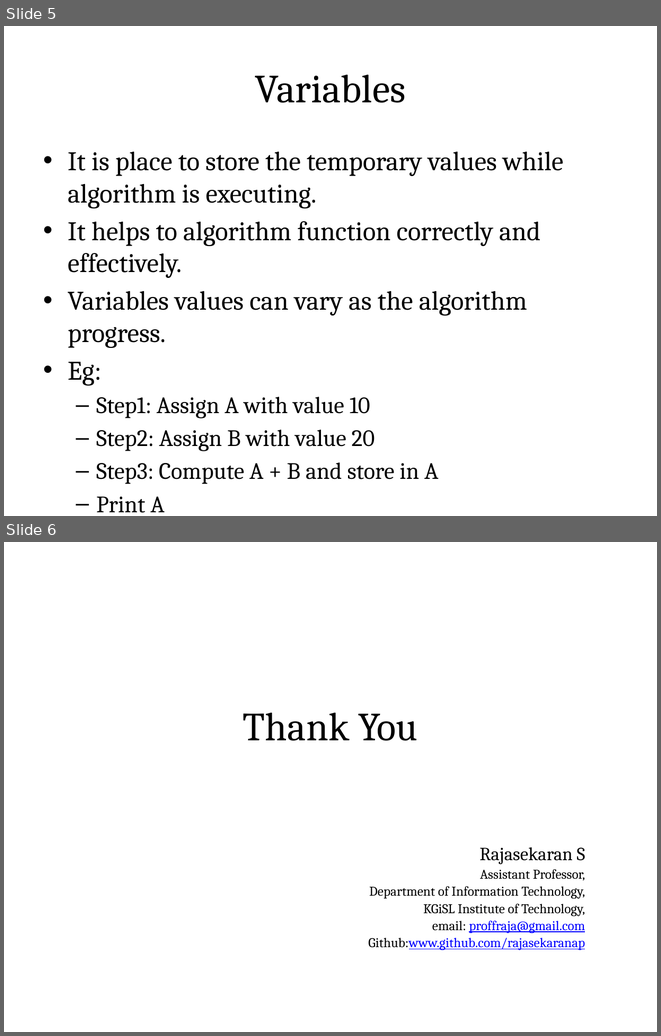
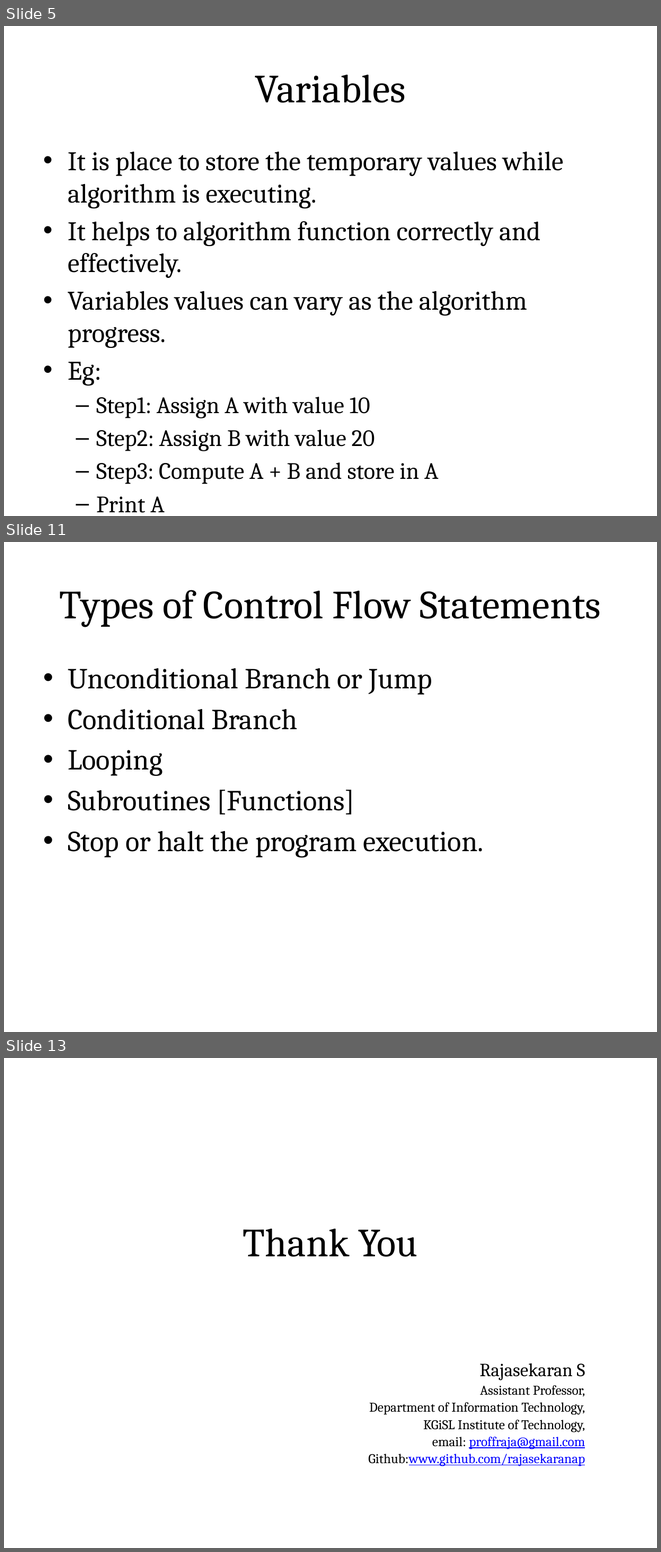
Before and after one commit to rajasekaran36/GE8151-Problem-Solving-and-Python-Programming, a slide deck: Slides/Unit 1/GE8151-U1-2-Building Blocks of Algorithms.pptx. Shown one above the other, each under a label of ours: slides 5 and 6 before the commit, slides 5, 11 and 13 after it; the slides between them are not shown. The pictures are 661x1036 and 661x1552 pixels, drawn with LibreOffice and Linux fonts; fonts in the diff are those of the drawing. Boxes give left, top, right and bottom in pixels: in the first picture for what was removed or moved away, otherwise in the second. Text is boxed around its words. In the diff, an @@ line names an element or a change of style, - is before the commit and + after.

```diff
--- a/Slides/Unit 1/GE8151-U1-2-Building Blocks of Algorithms.pptx
+++ b/Slides/Unit 1/GE8151-U1-2-Building Blocks of Algorithms.pptx
@@ slide 11 added at [4,542,657,1032], background #FFFFFF @@
@@ title added at [37,562,624,643], fill gradient #DAFDA7 to #E4FCC2 to #F5FFE7, outline #98B955 0.75 pt, 44 pt, text #000000 @@
+Types of Control Flow Statements
@@ text added at [68,668,484,857], 32 pt, text #000000 @@
+• Unconditional Branch or Jump
+• Conditional Branch
+• Looping
+• Subroutines [Functions]
+• Stop or halt the program execution.
@@ what was slide 6 is now slide 13 @@
```
Also in this commit, not shown: 2 slides changed, 6 other slides added, 3 other files.
